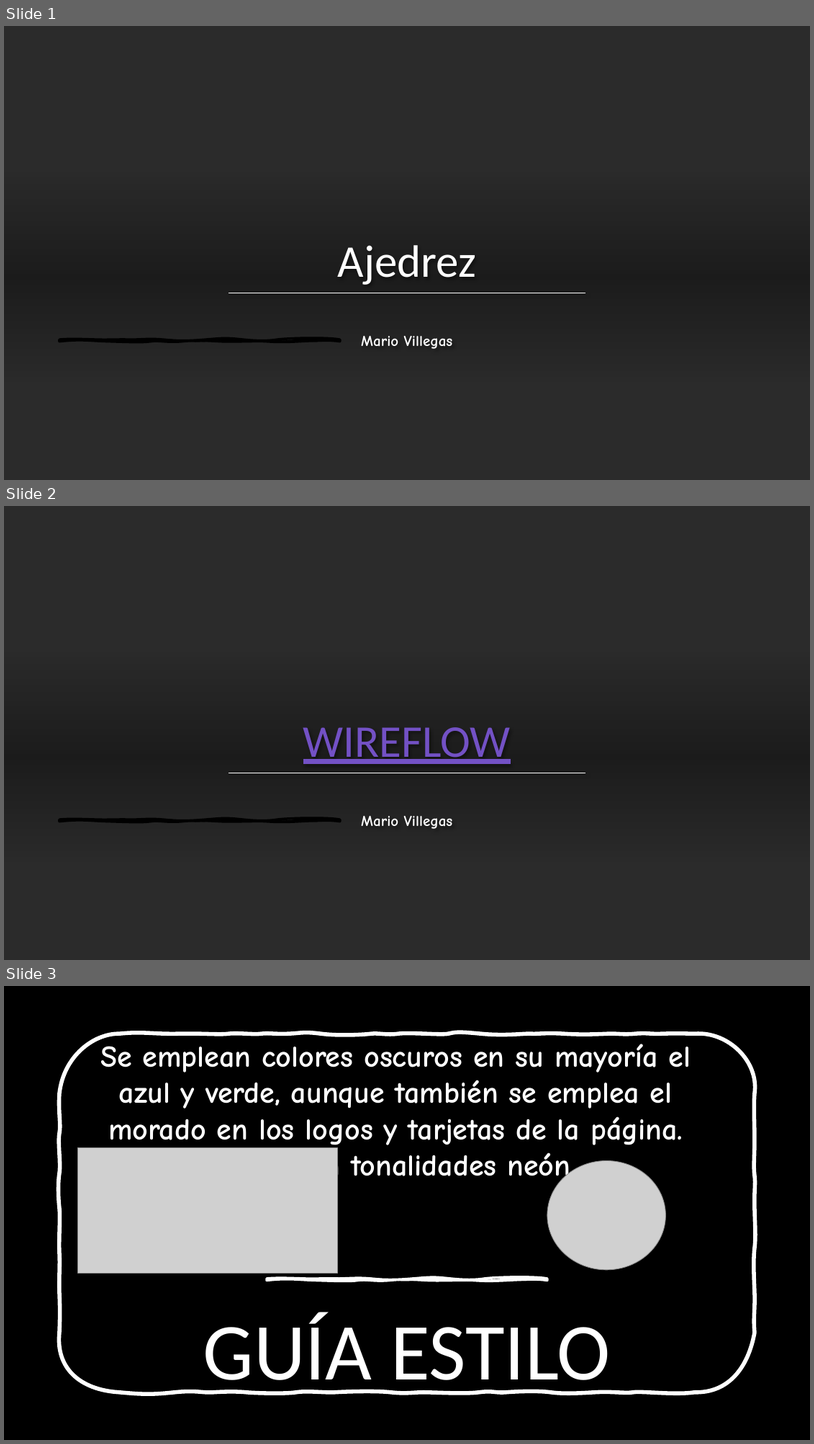
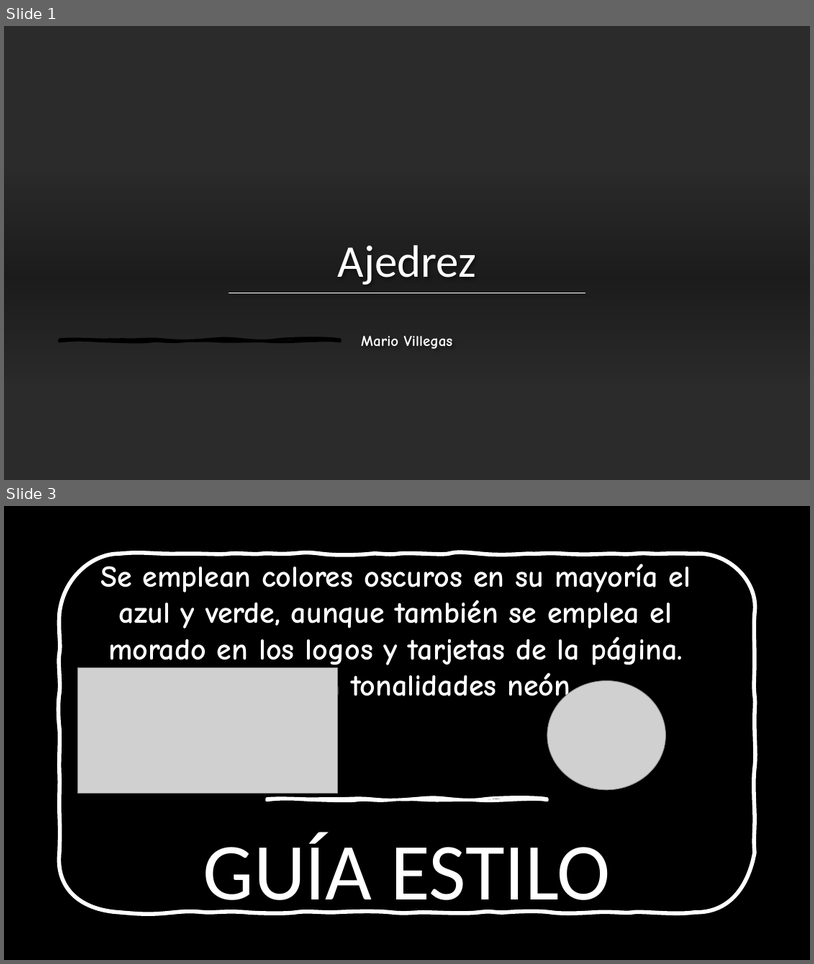
Before and after one commit to juanes84vdb/proyectoMayo, a slide deck: TableroConecta.pptx. Shown one above the other, each under a label of ours: slides 1, 2 and 3 before the commit, slides 1 and 3 after it; the slides between them are not shown. The pictures are 814x1444 and 814x964 pixels, drawn with LibreOffice and Linux fonts; fonts in the diff are those of the drawing; grey boxes stand for pictures; background and template pictures are left out; a plain dark background stands for a picture behind light text. Boxes give left, top, right and bottom in pixels: in the first picture for what was removed or moved away, otherwise in the second. Text is boxed around its words. In the diff, an @@ line names an element or a change of style, - is before the commit and + after.

```diff
--- a/TableroConecta.pptx
+++ b/TableroConecta.pptx
@@ slide 2 removed at [4,506,810,960], background picture (left out); not listed: 1 template element that a slide beside it also shows @@
@@ rectangle removed at [4,651,810,861] @@
@@ title removed at [304,727,511,764] @@
-WIREFLOW
@@ line removed from (229, 773) to (586, 773) @@
@@ subtitle removed at [361,816,453,829] @@
-Mario Villegas
```
Also in this commit, not shown: 1 slide changed, 1 slide added, 32 other files.
